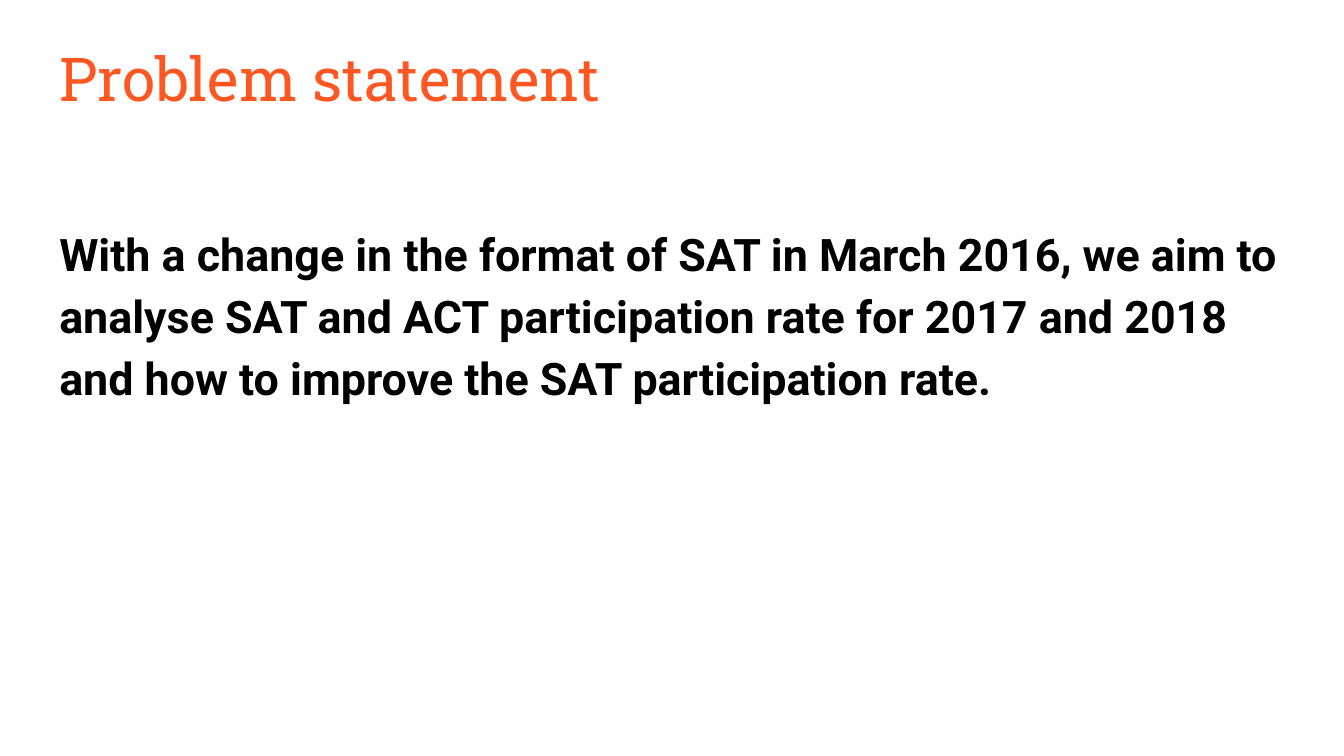
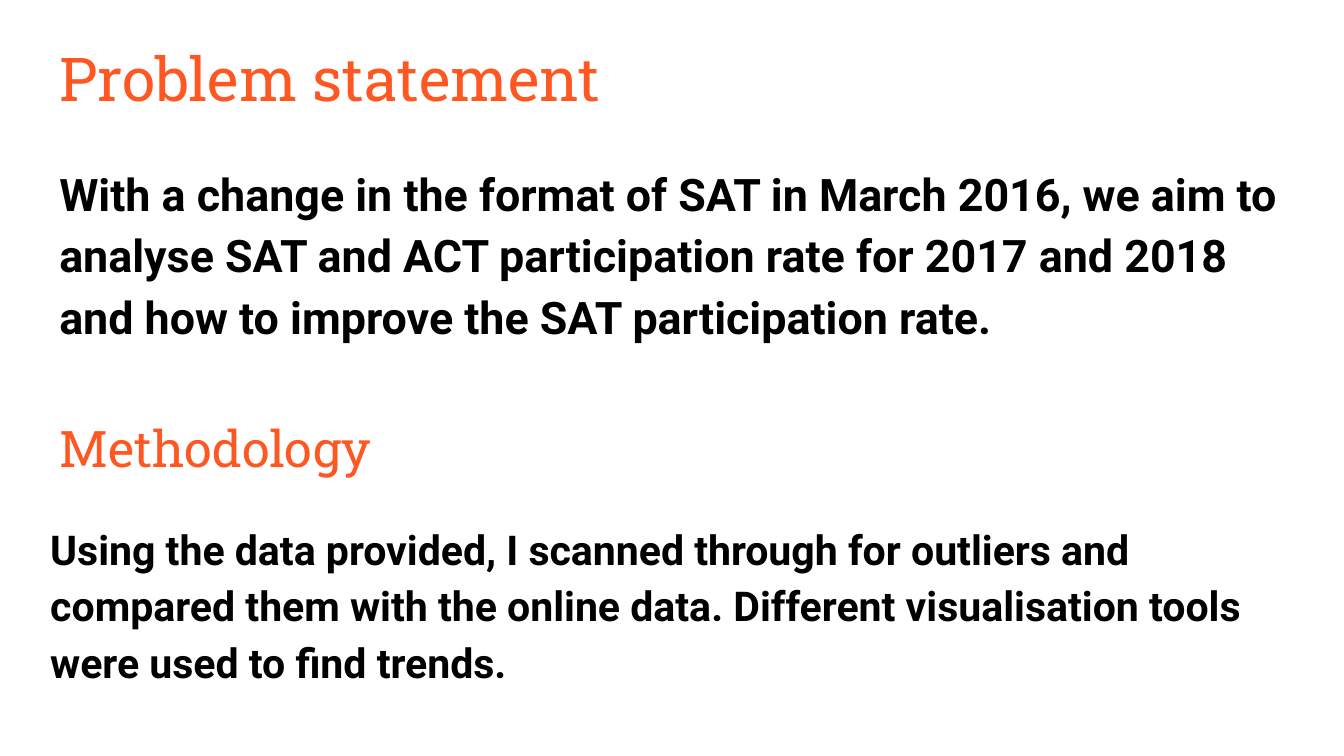
Before and after one commit to fellycia/Project-1, a slide deck: slide 2 of Project 1.pptx. Drawn at 1344x756 pixels with LibreOffice and Linux fonts; fonts in the diff are those of the drawing. Boxes give left, top, right and bottom in pixels: in the first picture for what was removed or moved away, otherwise in the second. Text is boxed around its words. In the diff, an @@ line names an element or a change of style, - is before the commit and + after.

Commit message:
Edited

```diff
--- a/Project 1.pptx
+++ b/Project 1.pptx
@@ text "With a change in the ...": place and size @@
-text "With a change in the ..." at (59,237,1277,404)
+text "With a change in the ..." at (59,177,1277,343)
@@ title added at (59,428,371,478), 27 pt, text #FF5722 @@
+Methodology
@@ text added at (50,533,1241,679), 22 pt, text #000000, bold @@
+Using the data provided, I scanned through for outliers and compared them with the online data. Different visualisation tools were used to find trends.
```
